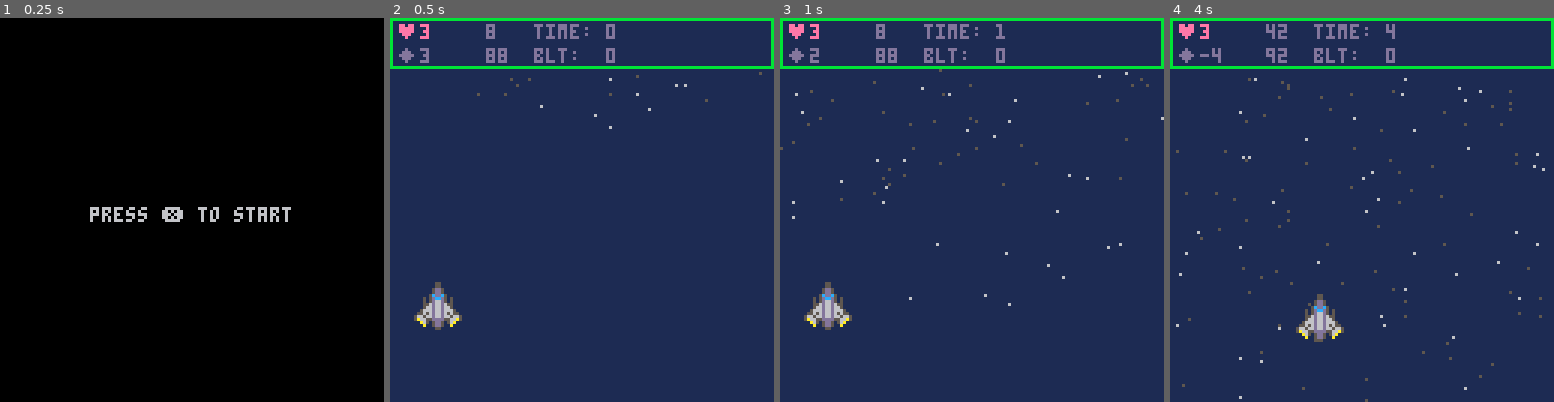
Above: before the commit, frames 1-4 (left to right).
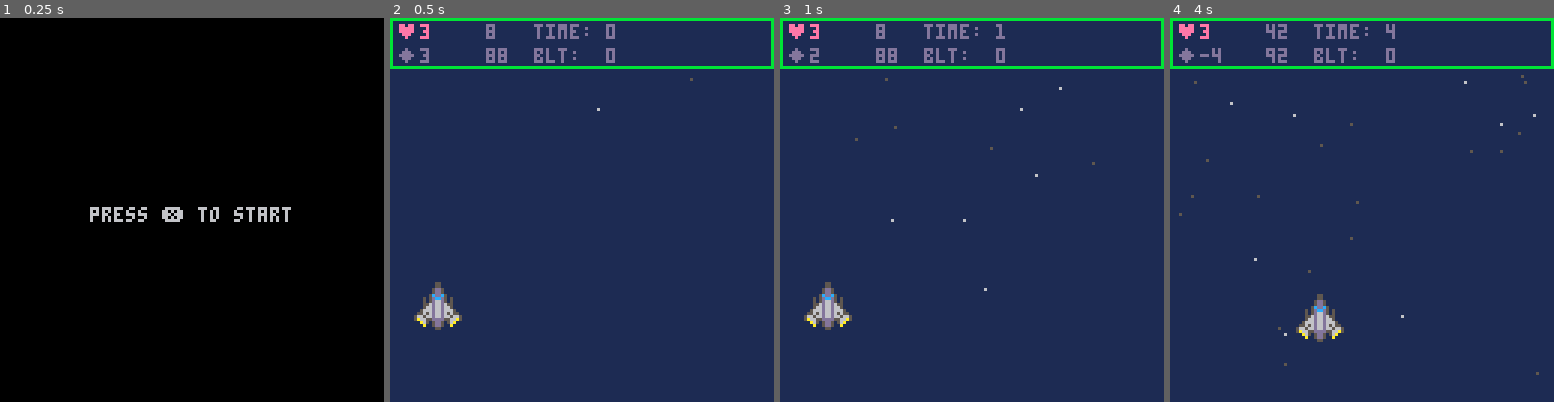
Above: after the commit, the same moments.

Repository: esliwka/ShmupPrototypeP8
Game: PICO-8 cartridge shmup.p8
The game is run twice, just before and just after one commit, with the same random seed, the same clock (stepped at 60 frames per second) and the same inputs.
Inputs:
- Up to frame 1 (0.25 s): no input
- Up to frame 2 (0.5 s): tap X (X key) at 0.33 s
- Up to frame 3 (1 s): tap O (Z key) at 0.7 s
- Up to frame 4 (4 s): tap X (X key) at 1.07, 1.85, 2.97 s; hold Right 1.6-2.1 s; tap O (Z key) every 0.4 s from 1.7 to 3.7 s; hold Up 2.15-2.42 s; hold Right 2.47-3.03 s; hold Left 3.08-3.58 s; hold Down 3.63-3.97 s

Frame 1 is identical in both runs. In frame 2, 0.1% of the frame differs, in the area x 22-97%, y 14-29%; in frame 3, 0.5%; in frame 4, 0.9%, in the area x 1-98%, y 14-100%.

Commit message:
fixed stars stuff, now looks much better

Diff:
--- a/shmup.p8
+++ b/shmup.p8
@@ -73,10 +73,11 @@
 	t=flr(time())
 	mv_stars()
 	mv_bullets()
-	if (rnd(2)-1) then
+	--i have to change this lol
+	if rnd(6)-5>0 then
 		makestars()
 	end
-	if (rnd(10)-8) then
+	if rnd(5)-4>0 then
 	 makewtars()
 	end
 end
@@ -169,27 +170,28 @@
 
 function makestars()
 	local b = {}
-	b.sp=206
+	b.cl=5
+	b.x=flr(rnd(128))
+	b.y=flr(rnd(4))+17
+	b.dx=-0.25+b.x/256
+	b.dy=1-b.dx/2
+	add(stars,b)
+end
+
+function makewtars()
+	local b = {}
+	b.cl=6
+
 	b.x=flr(rnd(128))
 	b.y=flr(rnd(5))+14
-	b.dx=-0.5+b.x/128
-	b.dy=1-b.dx/2
-	add(stars,b)
-end
-
-function makewtars()
-	local b = {}
-	b.sp=207
-	b.x=flr(rnd(128))
-	b.y=flr(rnd(5))+14
-	b.dx=-1+b.x/64
+	b.dx=-1.5+b.x/48
 	b.dy=2-b.dx/2
 	add(stars,b)
 end
 
 function d_stars()
 	for b in all(stars) do
-	spr(b.sp,b.x,b.y)
+		circfill(b.x,b.y,0.5,b.cl)
 	end
 end
 
